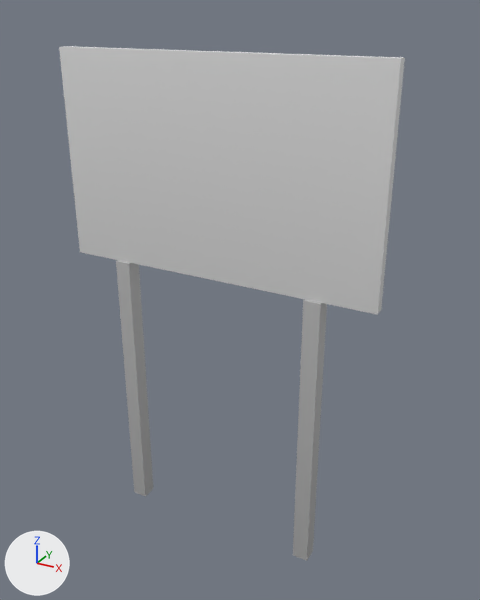
The glTF model assets/models/fiordland/props/road_sign_blank.glb: old version first, new version second.
One viewpoint serves both versions: a camera (50 mm lens) standing at (1.51, -2.49, 2.61) and looking at (0.09, 0.08, 1.33). The lights are fixed; the arrows at lower left show +X, +Y and +Z. The older version comes first. Vertices at exactly the same position are counted once.

Names of what the first picture shows: 'RoadSign'.
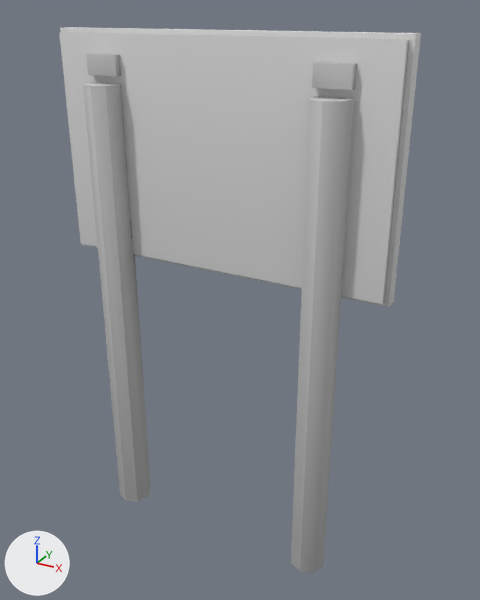
Patch to the scene script:
```diff
--- a/assets/models/fiordland/props/road_sign_blank.glb.py
+++ b/assets/models/fiordland/props/road_sign_blank.glb.py
@@ me_roadsign @@
 # used by ob_roadsign; location = (0.0, 0.0, 0.0)
-me_roadsign.from_pydata(...)  # 24 vertices, 36 faces; spans x -0.8..0.8, y -0.04..0.04, z 0.0..2.45
+me_roadsign.from_pydata(...)  # 88 vertices, 140 faces; spans x -0.83..0.83, y -0.12..0.12, z 0.0..2.53
+# me_roadsign part 1: the loose piece of 8 vertices spanning x -0.8..0.8, y -0.03..0.03, z 1.45..2.45 is moved by (0.0, 0.02, 0.05)
+# me_roadsign part 2: a new loose piece, a box spanning x -0.83..0.83, y 0.027..0.097, z 1.47..2.53, in mat_paletteatlas
+# me_roadsign part 3: a new loose piece, an 8-sided cylinder along z spanning x -0.64..-0.46, y -0.12..0.06, z 0.0..2.3, in mat_paletteatlas
+# me_roadsign part 4: a new loose piece, a box spanning x -0.63..-0.47, y -0.038..0.012, z 2.335..2.425, in mat_paletteatlas
+# me_roadsign part 5: a new loose piece, an 8-sided cylinder along z spanning x 0.46..0.64, y -0.12..0.06, z 0.0..2.3, in mat_paletteatlas
+# me_roadsign part 6: a new loose piece, a box spanning x 0.47..0.63, y -0.038..0.012, z 2.335..2.425, in mat_paletteatlas
+# me_roadsign part 7: the loose piece of 8 vertices spanning x -0.55..-0.47, y -0.04..0.04, z 0.0..1.45 is deleted
+# me_roadsign part 8: the loose piece of 8 vertices spanning x 0.47..0.55, y -0.04..0.04, z 0.0..1.45 is deleted
+# other edits to the shape of me_roadsign do not show in these pictures
 me_roadsign.materials.append(mat_paletteatlas)
```

Where the change shows, as pixel boxes (x1, y1, x2, y2) in the pictures (480 x 600 px; the box of a moved part takes in the faces that stretch with it):
'RoadSign', reshaped (6% taller)
    before: (59, 46, 405, 561)
    after: (59, 27, 421, 573)
part 1 of me_roadsign, moved or reshaped
    before: (59, 46, 405, 315)
    after: (59, 32, 409, 304)
part 2 of me_roadsign, added
    after: (60, 27, 421, 307)
part 3 of me_roadsign, added
    after: (83, 82, 151, 502)
part 4 of me_roadsign, added
    after: (86, 53, 121, 76)
part 5 of me_roadsign, added
    after: (291, 96, 354, 573)
part 6 of me_roadsign, added
    after: (312, 62, 357, 90)
part 7 of me_roadsign, deleted
    before: (116, 260, 153, 497)
part 8 of me_roadsign, deleted
    before: (293, 300, 327, 561)
